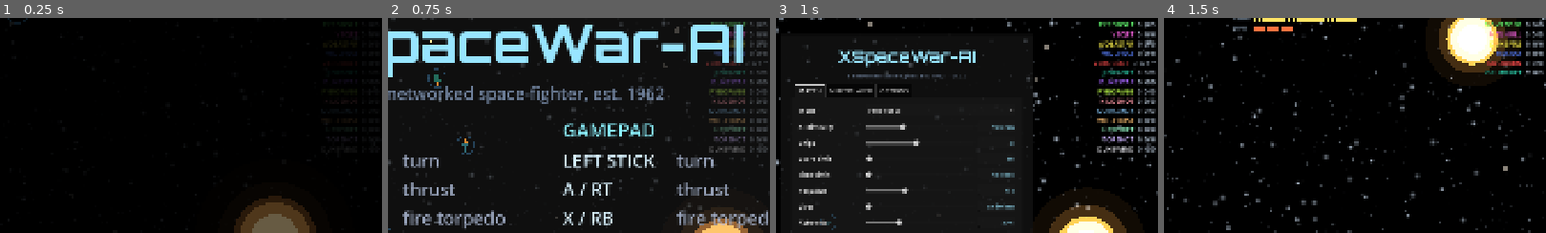
Above: before the commit, frames 1-4 (left to right).
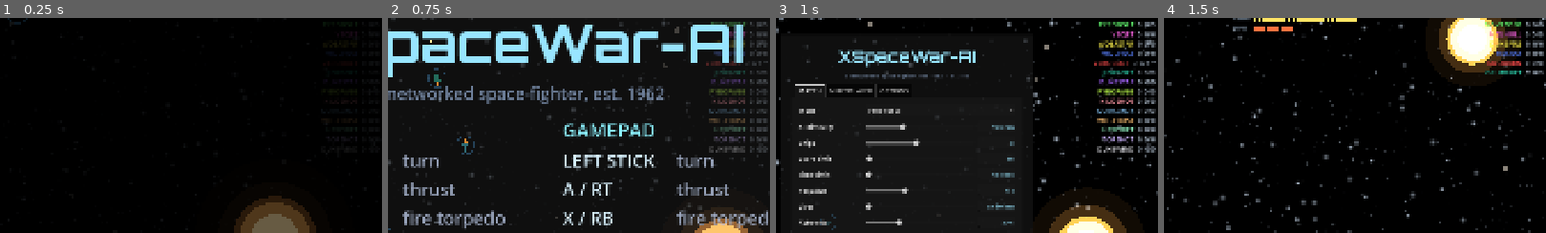
Above: after the commit, the same moments.

Repository: CryptoJones/XSpaceWar-AI
Game: Godot game, scene res://src/ui/main.tscn
Same seed, same stepped clock (60 frames per second), same inputs: the game is played once before the commit and once after it.
Inputs (mouse positions are % of the whole screen's width and height, from its top left):
- Up to frame 1 (0.25 s): no input
- Up to frame 2 (0.75 s): tap Enter at 0.5 s; move the mouse to (72, 45) at 0.52 s; hold D from 0.53 s (still down); tap Shift at 0.6 s; click (72, 45) at 0.67 s
- Up to frame 3 (1 s): keep holding D; tap Space at 0.77 s
- Up to frame 4 (1.5 s): release D at 1.25 s; click "PLAY — Skirmish vs AI" at 1.25 s
The pictures show only the part of the screen within x 33-83%, y 8-58%; the shares and areas given below are measured in that part.

Frames 1-2 are identical in both runs. In frame 3, 0.2% of the frame differs, in the area x 18-51%, y 26-29%; in frame 4, nothing differs.

Commit message:
v1.7.10: torpedoes fly forever until impact
The 5s fuse was heritage-authentic (the 1962 original self-detonated
torpedoes on a timer; xspacewar kept shot expiry) but Aaron's rule
wins: torpedo_life 0 now means never expires and is the default. A
configured fuse still works. With torpedo gravity on, missed shots
orbit the well as permanent hazards. Ammo economy and the star itself
bound the population.

Co-Authored-By: Claude Fable 5 <noreply@anthropic.com>

Diff:
--- a/project.godot
+++ b/project.godot
@@ -6,7 +6,7 @@
 [application]
 
 config/name="XSpaceWar-AI"
-config/version="1.7.9"
+config/version="1.7.10"
 config/description="A modern, AI-driven networked space-fighter — a 2026 reimagining of the classic networked Spacewar! / xspacewar. Apache 2.0."
 run/main_scene="res://src/ui/main.tscn"
 config/features=PackedStringArray("4.6", "Forward Plus")
--- a/src/sim/sim_config.gd
+++ b/src/sim/sim_config.gd
@@ -36,7 +36,7 @@
 var fire_cooldown: float = 0.5          ## 2 shots / second (matches the original feel)
 var torpedo_radius: float = 4.0
 var torpedo_speed: float = 700.0        ## muzzle speed added to ship velocity
-var torpedo_life: float = 5.0           ## seconds before it deactivates
+var torpedo_life: float = 0.0           ## 0 = NEVER expires (Aaron's rule: fly until impact)
 var torpedo_gravity: bool = true        ## modern accuracy: gravity affects torpedoes too
 
 # --- Mines ---
--- a/src/sim/sim_world.gd
+++ b/src/sim/sim_world.gd
@@ -272,9 +272,12 @@
 	var survivors: Array[SimTorpedo] = []
 	for t in torpedoes:
 		t.age += dt
-		t.life -= dt
-		if t.life <= 0.0:
-			continue
+		# A configured fuse still works (and old replays need it), but the
+		# default is 0: torpedoes fly FOREVER until they hit something.
+		if config.torpedo_life > 0.0:
+			t.life -= dt
+			if t.life <= 0.0:
+				continue
 		if config.torpedo_gravity:
 			t.vel += gravity_accel(t.pos) * dt
 		t.pos += t.vel * dt
--- a/tests/run_tests.gd
+++ b/tests/run_tests.gd
@@ -24,6 +24,7 @@
 	_test_star_scale()
 	_test_map_size()
 	_test_lives()
+	_test_eternal_torpedoes()
 	_test_solo_practice()
 	_test_lethal_edges()
 	_test_team_spawns()
@@ -305,6 +306,19 @@
 	_check("star: bigger star pulls 4x harder", is_equal_approx(g4, g1 * 4.0),
 		"g %.2f vs %.2f" % [g1, g4])
 
+func _test_eternal_torpedoes() -> void:
+	var w := SimWorld.new(SimConfig.from_seed(99))
+	var s := w.add_ship()
+	s.pos = Vector2(8000, 8000)  # far from anything it could hit
+	s.angle = 0.0
+	s.in_fire = true
+	w.step(1.0 / 60.0)
+	_check("torps: one in flight", w.torpedoes.size() == 1)
+	for _i in range(900):  # 15 sim-seconds, triple the old 5s fuse
+		w.step(1.0 / 60.0)
+	_check("torps: fly forever until they hit something (no fuse)",
+		w.torpedoes.size() == 1, "left=%d" % w.torpedoes.size())
+
 func _test_lethal_edges() -> void:
 	var s := GameSession.new()
 	s.lethal_edges = true
Not shown, changed: CHANGELOG.md
